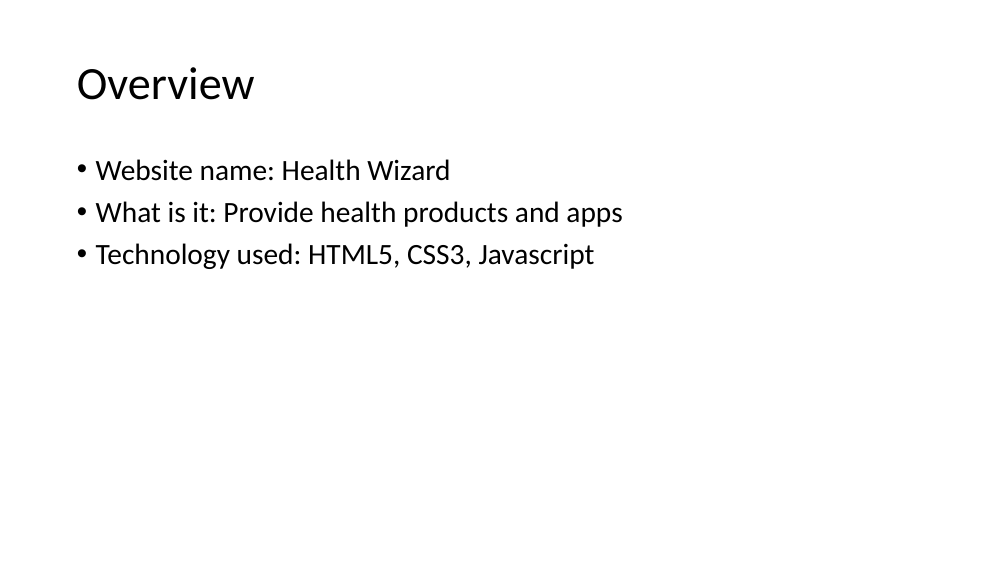
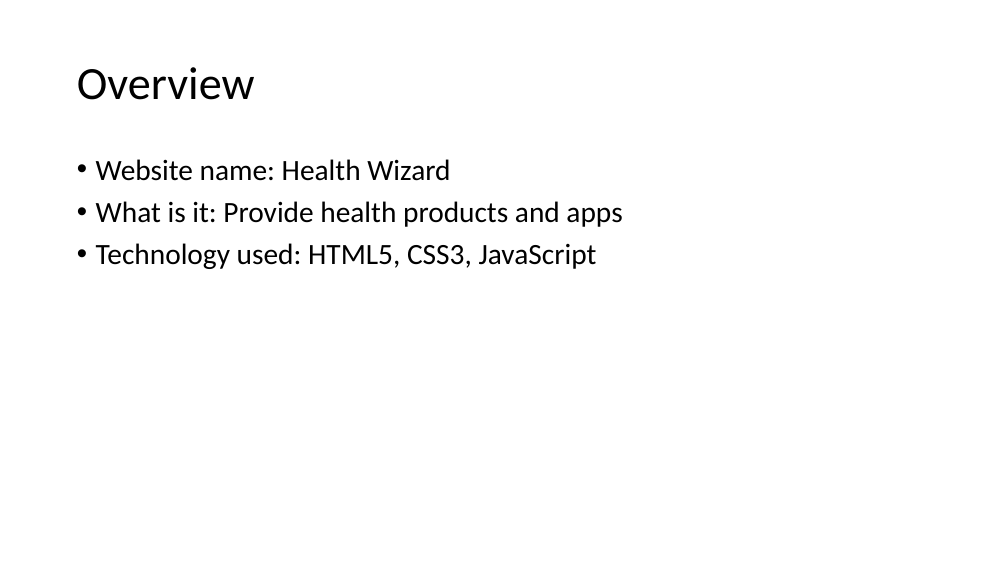
Before and after one commit to llkk87/frond-end-project, a slide deck: slide 2 of present-docs/project-presentation.pptx. Drawn at 1008x567 pixels with LibreOffice and Linux fonts; fonts in the diff are those of the drawing. Boxes give left, top, right and bottom in pixels: in the first picture for what was removed or moved away, otherwise in the second. Text is boxed around its words. In the diff, an @@ line names an element or a change of style, - is before the commit and + after.

```diff
--- a/present-docs/project-presentation.pptx
+++ b/present-docs/project-presentation.pptx
@@ text at bbox=[96, 243, 597, 269]: text changed @@
-• Technology used: HTML5, CSS3, Javascript
+• Technology used: HTML5, CSS3, JavaScript
```
Also in this commit, not shown: 2 other slides changed, 1 other file.
